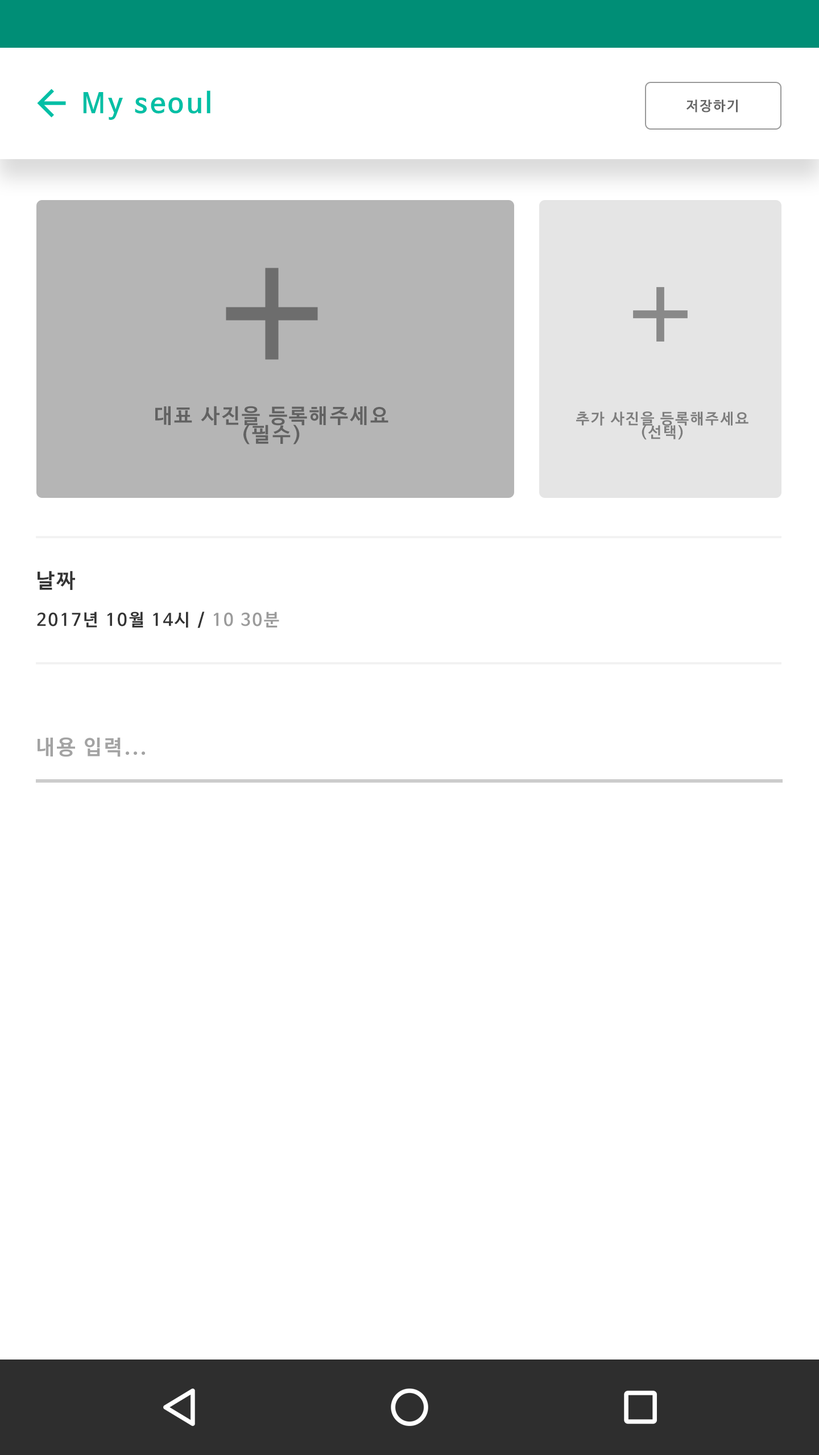
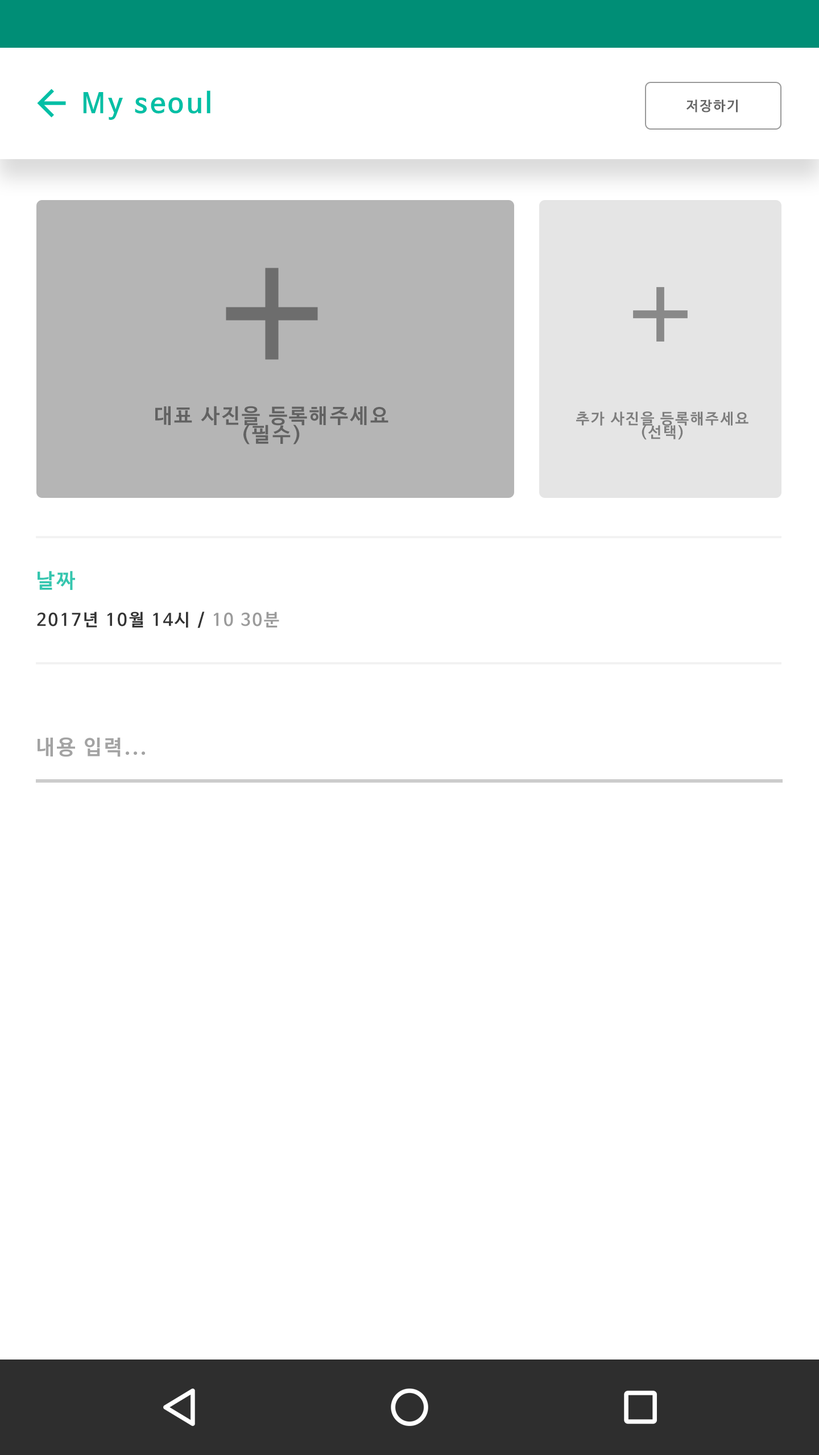
Layer changes from the first (819, 1455) image to the second:
painted on "날짜" over [37, 570, 76, 591]
